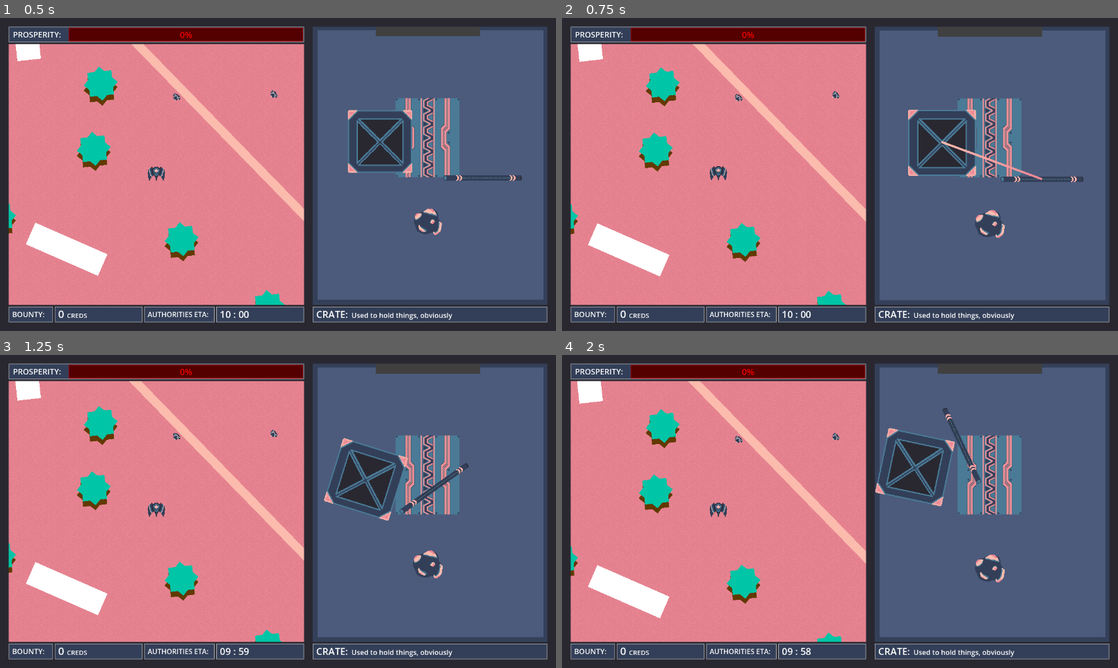
Above: before the commit, frames 1-4 (two rows, left to right).
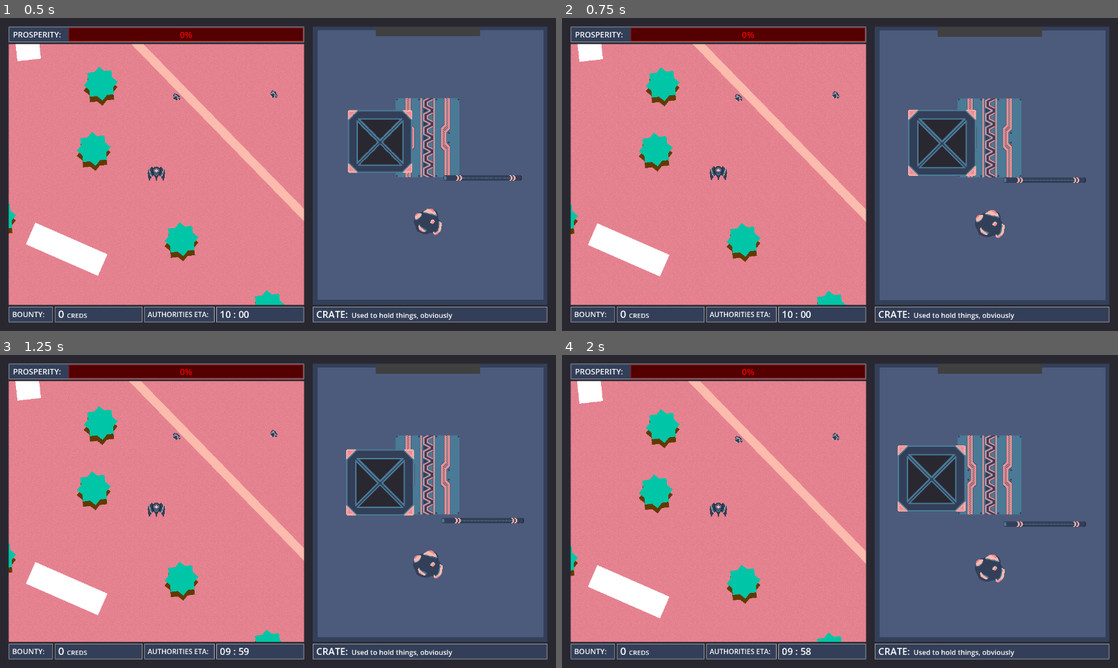
Above: after the commit, the same moments.

Repository: AstralStew/ProjectThornbury
Game: Godot game, scene res://Scenes/level.tscn
Same seed, same stepped clock (60 frames per second), same inputs: the game is played once before the commit and once after it.
Inputs (mouse positions are in pixels of both pictures, inside the frame that each line leads up to):
- Up to frame 1 (0.5 s): no input
- Up to frame 2 (0.75 s): drag from (995, 165) to (834, 93) at 0.52 s
- Up to frame 3 (1.25 s): no input
- Up to frame 4 (2 s): drag from (923, 480) to (834, 433) at 1.27 s

Frame 1 is identical in both runs. In frame 2, 0.3% of the frame differs, in the area x 68-95%, y 39-53%; in frame 3, 2.7%; in frame 4, 3.3%, in the area x 56-95%, y 16-55%.

Commit message:
Lots more variables exposed to GameConfigs

Diff:
--- a/Configs/game_config_pinky.tres
+++ b/Configs/game_config_pinky.tres
@@ -4,4 +4,5 @@
 
 [resource]
 script = ExtResource("1_03jql")
+INVENTORY_CAMERA_TILT_STRENGTH = 2.5
 metadata/_custom_type_script = "uid://cjyohqwij1yd1"
--- a/Scenes/InventoryPrefabs/inventory.tscn
+++ b/Scenes/InventoryPrefabs/inventory.tscn
@@ -279,8 +279,6 @@
 gravity = 0.0
 linear_damp = 0.0
 script = ExtResource("1_i2tdg")
-ship_force = Vector2(1.5, 1.5)
-random_force = 0.25
 force = 100.0
 
 [node name="CollisionShape2D" type="CollisionShape2D" parent="SubViewportContainer/SubViewport/BootArea" unique_id=163712967]
--- a/Scripts/Boot.gd
+++ b/Scripts/Boot.gd
@@ -2,12 +2,15 @@
 const DEBUG_NAME = "[b][Boot][/b] "
 static var instance : Boot = null
 
-@export var ship_force : Vector2 = Vector2(1,1)
 
-@export var random_force : float = 1.0
-
-@export var jolt_force : float = 200.0
-@export var jolt_reduction : float = 1000.0
+#@export var minimum_grab_distance : float = 100
+#
+#@export var ship_force : Vector2 = Vector2(1.5,1.5)
+#
+#@export var random_force : float = 0.25
+#
+#@export var jolt_force : float = 200.0
+#@export var jolt_reduction : float = 1000.0
 
 @export_category("READ ONLY")
 
@@ -31,15 +34,15 @@
 func _physics_process(delta: float) -> void:
 	_get_ship_speed()
 	_add_random()
-	if _jolt_force > 0: _jolt_force = move_toward(_jolt_force, 0, jolt_reduction * delta)
+	if _jolt_force > 0: _jolt_force = move_toward(_jolt_force, 0, GLOBALS.INVENTORY_JOLT_FORCE_REDUCTION * delta)
 	_apply_forces()
 
 func _get_ship_speed() -> void:
 
 	ship_direction = Vector2(
-		(Ship.instance.acceleration.x * (ship_force.x/2)) + (Ship.instance.proportional_speed.x * ship_force.x),
+		(Ship.instance.acceleration.x * (GLOBALS.INVENTORY_SHIP_FORCE.x/2)) + (Ship.instance.proportional_speed.x * GLOBALS.INVENTORY_SHIP_FORCE.x),
 		#(Ship.instance.acceleration.y + abs(Ship.instance.proportional_speed.x)) * ship_force.y
-		(Ship.instance.acceleration.y + Ship.instance.proportional_speed.y) * ship_force.y
+		(Ship.instance.acceleration.y + Ship.instance.proportional_speed.y) * GLOBALS.INVENTORY_SHIP_FORCE.y
 	)
 
 	#ship_direction = Vector2(
@@ -53,9 +56,9 @@
 func _apply_forces() -> void:
 
 	if ship_direction:
-		gravity_direction = ship_direction + (_random_direction * random_force * _jolt_force)
+		gravity_direction = ship_direction + (_random_direction * GLOBALS.INVENTORY_RANDOM_FORCE * _jolt_force)
 	else:
-		gravity_direction = _direction + (_random_direction * random_force * _jolt_force)
+		gravity_direction = _direction + (_random_direction * GLOBALS.INVENTORY_RANDOM_FORCE * _jolt_force)
 
 	if _jolt_force > 0:
 		gravity_direction += GLOBALS.random_vector2_normalised() * _jolt_force
@@ -66,7 +69,7 @@
 
 
 func jolt() -> void:
-	_jolt_force = jolt_force
+	_jolt_force = GLOBALS.INVENTORY_JOLT_FORCE
 
 
 
@@ -77,7 +80,7 @@
 		print_rich(DEBUG_NAME,"OnInputEvent > Clicked! Telling InventoryManager to start drag force on nearest object...")
 
 		var _closest : RigidBody2D = null
-		var _dist : float = 50000
+		var _dist : float = GLOBALS.INVENTORY_MINIMUM_GRAB_DISTANCE * GLOBALS.INVENTORY_MINIMUM_GRAB_DISTANCE
 		var _mouse_pos = viewport.get_mouse_position()
 		for _object in get_overlapping_bodies():
 			var _new_dist = _mouse_pos.distance_squared_to(_object.global_position)
--- a/Scripts/GLOBALS.gd
+++ b/Scripts/GLOBALS.gd
@@ -2,20 +2,23 @@
 static var instance : GLOBALS
 
 static var game_config_manager : GameConfigManager = null
+
+
+#region Level Variables
+
+static var LEVEL_SECS_BEFORE_AUTHORITIES_ARRIVE : int = 1
+
+#endregion
 
 #region Ship Variables
 
 static var SHIP_MAX_HEALTH : int = 1
 static var SHIP_MINIMUM_BOUNCE_SPEED : float = 1
 
-#@EXPORT_CATEGORY("TURNING CONTROLS")
-
 static var SHIP_ROTATION_SPEED : float = 1
 static var SHIP_ROTATION_CHANGE_RATE : float = 1
 static var SHIP_BOOST_ROTATION_CHANGE_RATE : float = 1
 static var SHIP_ROTATION_ACCELERATION : float = 1
-
-#@EXPORT_CATEGORY("SPEED CONTROLS")
 
 static var SHIP_FORWARD_SPEED : float = 1
 static var SHIP_FORWARD_CHANGE_RATE : float = 1
@@ -28,11 +31,30 @@
 #endregion
 
 
-#region Level Variables
 
-static var LEVEL_SECS_BEFORE_AUTHORITIES_ARRIVE : int = 600
+#region Inventory Variables
+
+
+static var INVENTORY_CHANCE_TO_OPEN_ON_DAMAGE : float = 1
+
+static var INVENTORY_MINIMUM_GRAB_DISTANCE : float = 1
+static var INVENTORY_SHIP_FORCE : Vector2 = Vector2.ONE
+static var INVENTORY_RANDOM_FORCE : float = 1
+static var INVENTORY_JOLT_FORCE : float = 1
+static var INVENTORY_JOLT_FORCE_REDUCTION : float = 1
+static var INVENTORY_DRAG_FORCE : float = 1
+static var INVENTORY_RELEASE_FORCE : float = 1
+
+static var INVENTORY_CAMERA_TILT_STRENGTH : float = 1
+static var INVENTORY_CAMERA_TILT_SPEED : float = 1
+static var INVENTORY_CAMERA_PAN_STRENGTH : Vector2 = Vector2.ONE
+static var INVENTORY_CAMERA_PAN_SPEED : float = 1
+
+
+
 
 #endregion
+
 
 
 
--- a/Scripts/GameBalanceManager.gd
+++ b/Scripts/GameBalanceManager.gd
@@ -4,6 +4,8 @@
 
 
 func apply_game_config() -> void:
+
+	GLOBALS.LEVEL_SECS_BEFORE_AUTHORITIES_ARRIVE = game_config.LEVEL_SECS_BEFORE_AUTHORITIES_ARRIVE
 
 	GLOBALS.SHIP_MAX_HEALTH = game_config.SHIP_MAX_HEALTH
 	GLOBALS.SHIP_MINIMUM_BOUNCE_SPEED = game_config.SHIP_MINIMUM_BOUNCE_SPEED
@@ -20,3 +22,19 @@
 	GLOBALS.SHIP_NEUTRAL_CHANGE_RATE = game_config.SHIP_NEUTRAL_CHANGE_RATE
 	GLOBALS.SHIP_BOOST_SPEED = game_config.SHIP_BOOST_SPEED
 	GLOBALS.SHIP_BOOST_CHANGE_RATE = game_config.SHIP_BOOST_CHANGE_RATE
+
+
+	GLOBALS.INVENTORY_CHANCE_TO_OPEN_ON_DAMAGE = game_config.INVENTORY_CHANCE_TO_OPEN_ON_DAMAGE
+
+	GLOBALS.INVENTORY_MINIMUM_GRAB_DISTANCE = game_config.INVENTORY_MINIMUM_GRAB_DISTANCE
+	GLOBALS.INVENTORY_SHIP_FORCE = game_config.INVENTORY_SHIP_FORCE
+	GLOBALS.INVENTORY_RANDOM_FORCE = game_config.INVENTORY_RANDOM_FORCE
+	GLOBALS.INVENTORY_JOLT_FORCE = game_config.INVENTORY_JOLT_FORCE
+	GLOBALS.INVENTORY_JOLT_FORCE_REDUCTION = game_config.INVENTORY_JOLT_FORCE_REDUCTION
+	GLOBALS.INVENTORY_DRAG_FORCE = game_config.INVENTORY_DRAG_FORCE
+	GLOBALS.INVENTORY_RELEASE_FORCE = game_config.INVENTORY_RELEASE_FORCE
+
+	GLOBALS.INVENTORY_CAMERA_TILT_STRENGTH = game_config.INVENTORY_CAMERA_TILT_STRENGTH
+	GLOBALS.INVENTORY_CAMERA_TILT_SPEED = game_config.INVENTORY_CAMERA_TILT_SPEED
+	GLOBALS.INVENTORY_CAMERA_PAN_STRENGTH = game_config.INVENTORY_CAMERA_PAN_STRENGTH
+	GLOBALS.INVENTORY_CAMERA_PAN_SPEED = game_config.INVENTORY_CAMERA_PAN_SPEED
--- a/Scripts/GameConfig.gd
+++ b/Scripts/GameConfig.gd
@@ -1,37 +1,78 @@
 class_name GameConfig extends Resource
 
-@export_category("PLAYER SHIP")
+@export_category("LEFT SCREEN")
 
-@export_group("STATS")
-## How many hits the ship can take before its game over (pinky default = 10)
+@export_group("LEVEL OPTIONS")
+## How many seconds before the authorities arrive (i.e. game over via time)
+@export var LEVEL_SECS_BEFORE_AUTHORITIES_ARRIVE : int = 600
+
+@export_group("SHIP STATS")
+## How many hits the ship can take before its game over
 @export var SHIP_MAX_HEALTH : int = 10
-## The minimum velocity the player is travelling before taking damage from hitting an obstacles (pinky default = 65)
+## The minimum velocity the player is travelling before taking damage from hitting an obstacles
 @export var SHIP_MINIMUM_BOUNCE_SPEED : float = 65
 
-@export_group("TURNING CONTROLS")
+@export_group("SHIP TURNING CONTROLS")
 
-## The maximum rotation speed the ship can take at (pinky default = 30)
+## The maximum rotation speed the ship can take at
 @export var SHIP_ROTATION_SPEED : float = 30.0
-## How quickly the target rotation changes as you hold the left/right button down (pinky default = 50)
+## How quickly the target rotation changes as you hold the left/right button down
 @export var SHIP_ROTATION_CHANGE_RATE : float = 50.0
-## How quickly the target rotation changes while boosting as you hold the left/right button down (pinky default = 50)
+## How quickly the target rotation changes while boosting as you hold the left/right button down
 @export var SHIP_BOOST_ROTATION_CHANGE_RATE : float = 100.0
-## How quickly the ship rotates towards the target rotation (pinky default = 0.05)
+## How quickly the ship rotates towards the target rotation
 @export var SHIP_ROTATION_ACCELERATION : float = 0.05
 
-@export_group("SPEED CONTROLS")
+@export_group("SHIP SPEED CONTROLS")
 
-## The maximum speed the ship moves when holding Up (pinky default = 100)
+## The maximum speed the ship moves when holding Up
 @export var SHIP_FORWARD_SPEED : float = 100.0
-## How quickly the speed transitions to the max speed as you hold Forward (pinky default = 100)
+## How quickly the speed transitions to the max speed as you hold Forward
 @export var SHIP_FORWARD_CHANGE_RATE : float = 100.0
-## The minimum speed the ship moves when holding Back (pinky default = 10)
+## The minimum speed the ship moves when holding Back
 @export var SHIP_BACK_SPEED : float = 10.0
-## How quickly the speed transitions to the min speed as you hold Back (pinky default = 100)
+## How quickly the speed transitions to the min speed as you hold Back
 @export var SHIP_BACK_CHANGE_RATE : float = 100.0
-## How quickly the target speed transitions to min speed when holding nothing (pinky default = 30)
+## How quickly the target speed transitions to min speed when holding nothing
 @export var SHIP_NEUTRAL_CHANGE_RATE : float = 30.0
-## The speed the ship moves when holding Boost (pinky default = 200)
+## The speed the ship moves when holding Boost
 @export var SHIP_BOOST_SPEED : float = 200.0
-## How quickly the target speed transitions as you hold Boost (pinky default = 100)
+## How quickly the target speed transitions as you hold Boost
 @export var SHIP_BOOST_CHANGE_RATE : float = 100.0
+
+
+
+
+
+@export_category("RIGHT SCREEN")
+
+@export_group("CHUTE")
+
+## Chance (0.0 > 1.0) to open the chute when the ship takes damage
+@export var INVENTORY_CHANCE_TO_OPEN_ON_DAMAGE : float = 0.5
+
+@export_group("INVENTORY ITEMS")
+## How far an item can be from where you clicked and still get grabbed
+@export var INVENTORY_MINIMUM_GRAB_DISTANCE : float = 100
+## Amount of force the ship movement exerts on items
+@export var INVENTORY_SHIP_FORCE : Vector2  = Vector2(1.5,1.5)
+## Amount of force exerted on items in small random directions at all times
+@export var INVENTORY_RANDOM_FORCE : float = 0.25
+## Amount of force exerted on items when the ship is jolted by hitting something
+@export var INVENTORY_JOLT_FORCE : float  = 200.0
+## How quickly the jolt force aubsides after hitting something
+@export var INVENTORY_JOLT_FORCE_REDUCTION : float  = 1000.0
+## Amount of force exerted on items in direction of mouse when being dragged
+@export var INVENTORY_DRAG_FORCE : float  = 2.5
+## Amount of force exerted on items in direction of mouse when released
+@export var INVENTORY_RELEASE_FORCE : float  = 0.5
+
+@export_group("CAMERA SETTINGS")
+## How much the inventory camera rotates in the direction the ship is flying
+@export var INVENTORY_CAMERA_TILT_STRENGTH : float = 25.0
+## How quickly the inventory camera rotates in the direction the ship is flying
+@export var INVENTORY_CAMERA_TILT_SPEED : float = 0.5
+## How much the inventory camera moves in the direction the ship is flying
+@export var INVENTORY_CAMERA_PAN_STRENGTH : Vector2 = Vector2(0.25,5)
+## How quickly the inventory camera moves in the direction the ship is flying
+@export var INVENTORY_CAMERA_PAN_SPEED : float = 1.0
--- a/Scripts/HangerCamera.gd
+++ b/Scripts/HangerCamera.gd
@@ -1,24 +1,20 @@
 class_name HangerCamera extends Camera2D
 
-@export var tilt_strength := 30
+#@export var tilt_strength := 30
 
 func _ready() -> void:
 	GLOBALS.on_health_changed().connect(jolt)
 
 # Called every frame. 'delta' is the elapsed time since the previous frame.
 func _physics_process(delta: float) -> void:
-	offset = lerp(offset,Vector2(-Ship.instance.speed.x * 0.25,Ship.instance.acceleration.y * 5),delta)
-	rotation = lerp_angle(rotation,-Ship.instance.acceleration.x * 0.025, 0.5 * delta)
+	offset = lerp(offset,Vector2(-Ship.instance.speed.x * GLOBALS.INVENTORY_CAMERA_PAN_STRENGTH.x,Ship.instance.acceleration.y * GLOBALS.INVENTORY_CAMERA_PAN_STRENGTH.y),GLOBALS.INVENTORY_CAMERA_PAN_SPEED * delta)
+	rotation = lerp_angle(rotation,-Ship.instance.acceleration.x * 0.01 * GLOBALS.INVENTORY_CAMERA_TILT_STRENGTH, GLOBALS.INVENTORY_CAMERA_TILT_SPEED * delta)
 	$Noise.flip_h = randi() % 2
 	$Noise.flip_v = randi() % 2
 
 
 var _tween:Tween = null
 func jolt() -> void:
-	#if _tween: _tween.kill()
-	#_tween = create_tween().set_trans(Tween.TRANS_SPRING)
-	#_tween.tween_property($Noise, "modulate", Color(1.0, 1.0, 1.0, 0.42), 0.5)
 	$Noise.modulate = Color(1.0, 1.0, 1.0, 0.42)
 	await get_tree().create_timer(0.5,true,false,true).timeout
-	#$Noise.modulate = Color(1.0, 1.0, 1.0, 0.125)
 	$Noise.modulate = Color.WHITE.lerp(Color.TRANSPARENT,remap(GLOBALS.proportional_health,0,1,0.69,1))
--- a/Scripts/InventoryManager.gd
+++ b/Scripts/InventoryManager.gd
@@ -11,9 +11,9 @@
 @onready var debug_line : Line2D = $DebugLine
 @onready var item_holder : Node2D = $SubViewportContainer/SubViewport/ItemHolder
 
-@export var drag_force : float = 2.5
-@export var release_force : float = 0.5
-@export_range(0,1) var chance_to_open_chute_on_damage : float = 0.5
+#@export var drag_force : float = 2.5
+#@export var release_force : float = 0.5
+#@export_range(0,1) var chance_to_open_chute_on_damage : float = 0.5
 
 @export_category("READ ONLY")
 @export var _is_dragging : bool = false
@@ -35,7 +35,7 @@
 
 
 func maybe_open_chute() -> void:
-	if randf() < chance_to_open_chute_on_damage: chute_open = true
+	if randf() < GLOBALS.INVENTORY_CHANCE_TO_OPEN_ON_DAMAGE: chute_open = true
 
 
 func _physics_process(delta: float) -> void:
@@ -98,7 +98,7 @@
 	while Input.is_mouse_button_pressed(MOUSE_BUTTON_LEFT):
 		_active_debug_line.set_point_position(1,_active_debug_line.get_local_mouse_position())
 		_move_vector = _active_debug_line.to_global(_active_debug_line.get_point_position(1)) - _active_debug_line.to_global(_active_debug_line.get_point_position(0))
-		_object.apply_central_force(_move_vector * drag_force)
+		_object.apply_central_force(_move_vector * GLOBALS.INVENTORY_DRAG_FORCE)
 		await get_tree().physics_frame
 		if !is_instance_valid(_object) || _active_debug_line == null || _active_debug_line.is_queued_for_deletion(): break
 
@@ -107,7 +107,7 @@
 		if _active_debug_line != null: _active_debug_line.queue_free()
 		_object.linear_damp_mode = RigidBody2D.DAMP_MODE_COMBINE
 		_object.linear_damp = _old_damp
-		_object.apply_central_impulse(_move_vector * release_force)
-		print_rich(DEBUG_NAME,"Dragging > Mouse released! Releasing '"+_object.name+"' with force of "+str(_move_vector)+" * "+str(release_force))
+		_object.apply_central_impulse(_move_vector * GLOBALS.INVENTORY_RELEASE_FORCE)
+		print_rich(DEBUG_NAME,"Dragging > Mouse released! Releasing '"+_object.name+"' with force of "+str(_move_vector)+" * "+str(GLOBALS.INVENTORY_RELEASE_FORCE))
 	print_rich(DEBUG_NAME,"Dragging > Oops, objects been freed! Cancelling.")
 	is_dragging = false
--- a/Scripts/Ship.gd
+++ b/Scripts/Ship.gd
@@ -3,23 +3,23 @@
 static var instance : Ship = null
 
 
-
-
-static var SHIP_ROTATION_SPEED : float = 30.0
-static var SHIP_ROTATION_CHANGE_RATE : float = 50.0
-static var SHIP_BOOST_ROTATION_CHANGE_RATE : float = 100.0
-static var SHIP_ROTATION_ACC : float = 0.05
-
-#@EXPORT_CATEGORY("SPEED CONTROLS")
-
-static var SHIP_FORWARD_SPEED : float = 100.0
-static var SHIP_FORWARD_CHANGE_RATE : float = 100.0
-static var SHIP_BACK_SPEED : float = 10.0
-static var SHIP_BACK_CHANGE_RATE : float = 100.0
-static var SHIP_NEUTRAL_CHANGE_RATE : float = 30.0
-static var SHIP_BOOST_SPEED : float = 200.0
-static var SHIP_BOOST_CHANGE_RATE : float = 100.0
-
+#
+#
+#static var SHIP_ROTATION_SPEED : float = 30.0
+#static var SHIP_ROTATION_CHANGE_RATE : float = 50.0
+#static var SHIP_BOOST_ROTATION_CHANGE_RATE : float = 100.0
+#static var SHIP_ROTATION_ACC : float = 0.05
+#
+##@EXPORT_CATEGORY("SPEED CONTROLS")
+#
+#static var SHIP_FORWARD_SPEED : float = 100.0
+#static var SHIP_FORWARD_CHANGE_RATE : float = 100.0
+#static var SHIP_BACK_SPEED : float = 10.0
+#static var SHIP_BACK_CHANGE_RATE : float = 100.0
+#static var SHIP_NEUTRAL_CHANGE_RATE : float = 30.0
+#static var SHIP_BOOST_SPEED : float = 200.0
+#static var SHIP_BOOST_CHANGE_RATE : float = 100.0
+#
 
 
 
